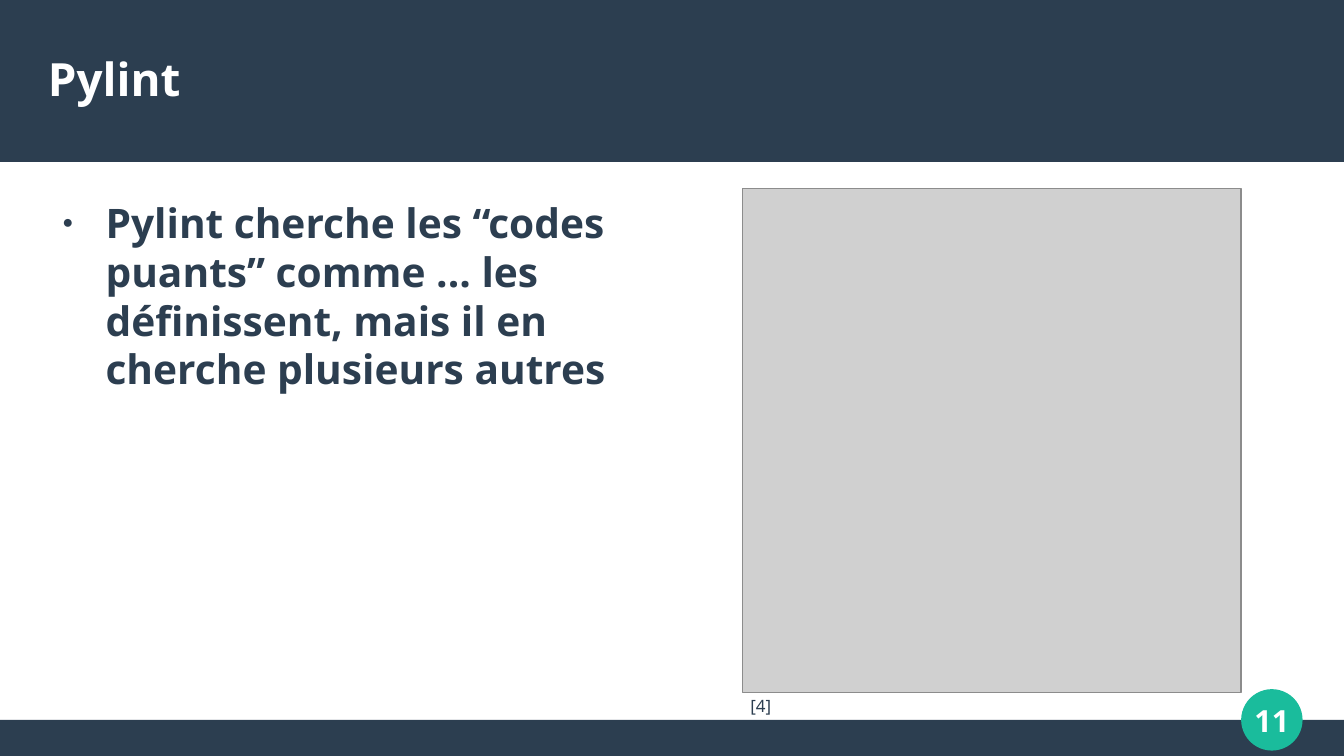
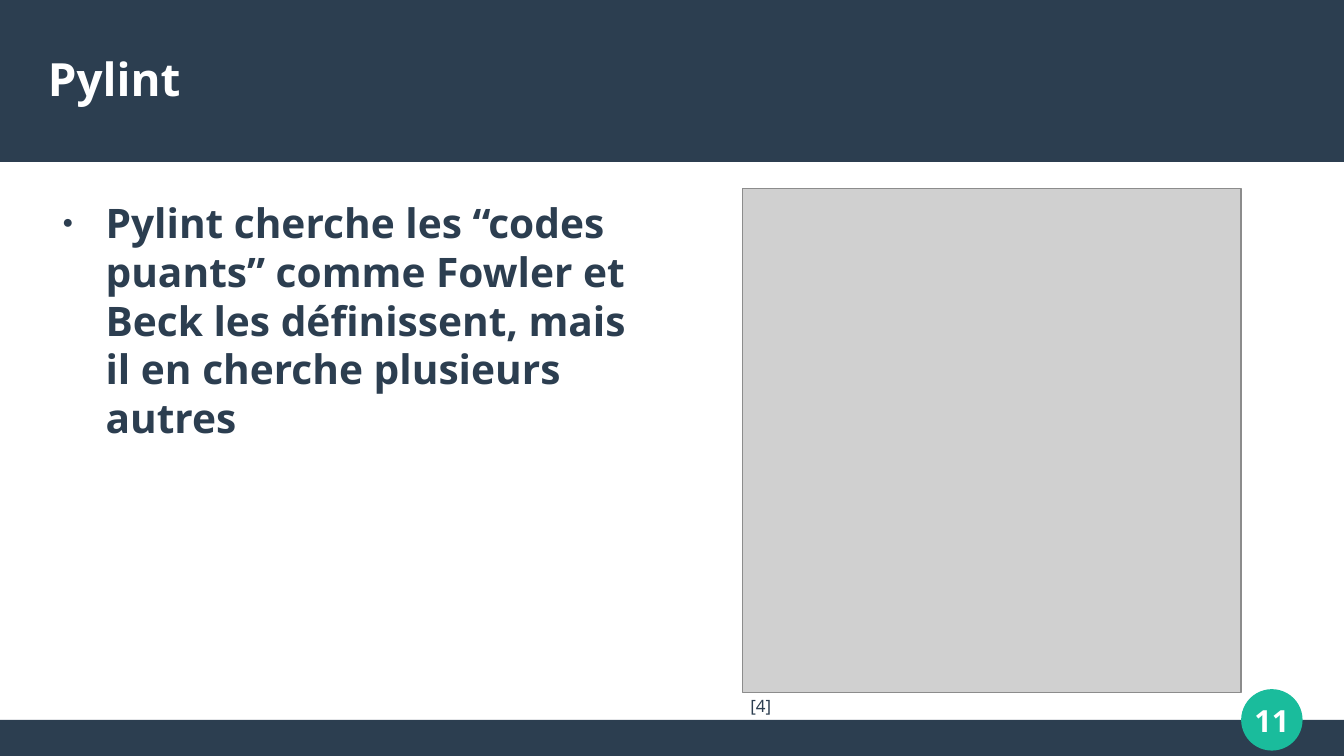
Before and after one commit to umontreal-diro/IFT3913, a slide deck: slide 11 of presentations/Semaine7/ClaudericDeRoy/presentation.odp. Drawn at 1344x756 pixels with LibreOffice and Linux fonts; fonts in the diff are those of the drawing; grey boxes stand for pictures. Boxes give left, top, right and bottom in pixels: in the first picture for what was removed or moved away, otherwise in the second. Text is boxed around its words. In the diff, an @@ line names an element or a change of style, - is before the commit and + after.

```diff
--- a/presentations/Semaine7/ClaudericDeRoy/presentation.odp
+++ b/presentations/Semaine7/ClaudericDeRoy/presentation.odp
@@ text at (106, 207, 626, 434): text changed @@
-● Pylint cherche les “codes puants” comme ... les définissent, mais il en cherche plusieurs autres
+● Pylint cherche les “codes puants” comme Fowler et Beck les définissent, mais il en cherche plusieurs autres
```
Also in this commit, not shown: 1 other slide changed, 1 other file.
